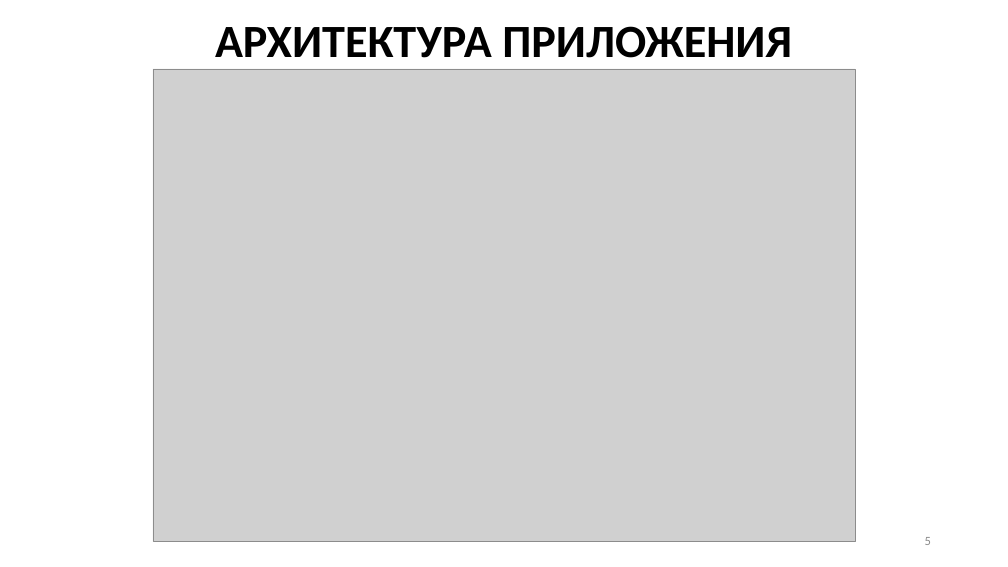
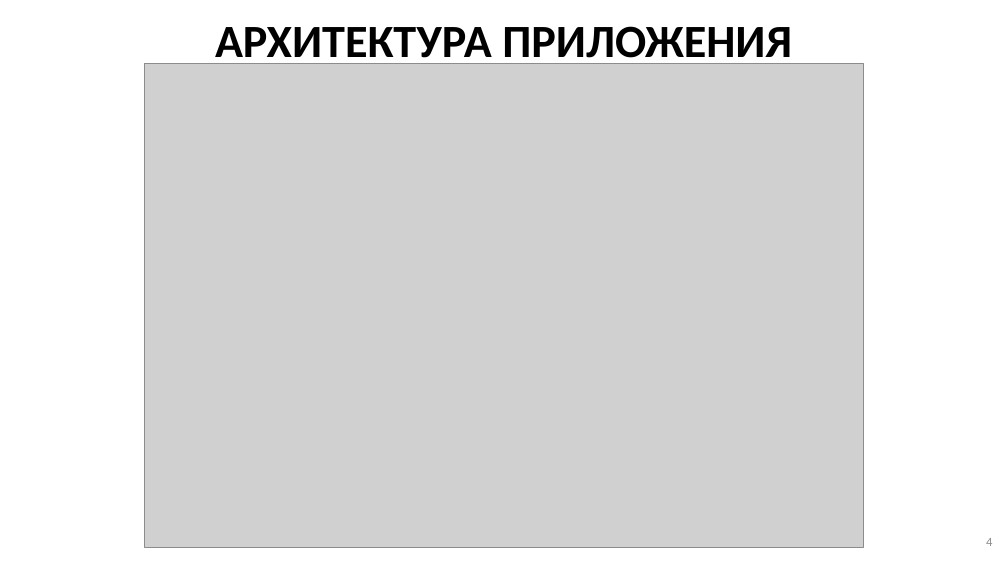
Before and after one commit to ZanderHamster/ScheduleBSTU, a slide deck: slide 4 of Документация/Презентация.pptx (slide 5 before the commit). Drawn at 1008x567 pixels with LibreOffice and Linux fonts; fonts in the diff are those of the drawing; grey boxes stand for pictures. Boxes give left, top, right and bottom in pixels: in the first picture for what was removed or moved away, otherwise in the second. Text is boxed around its words. In the diff, an @@ line names an element or a change of style, - is before the commit and + after.

```diff
--- a/Документация/Презентация.pptx
+++ b/Документация/Презентация.pptx
@@ picture: place and size @@
-picture at (153, 69, 855, 541)
+picture at (145, 64, 864, 547)
@@ page number at (986, 538, 992, 546): text changed @@
-5
+4
```
Also in this commit, not shown: 2 other slides changed, 1 slide added, 2 slides removed, 5 other files.
